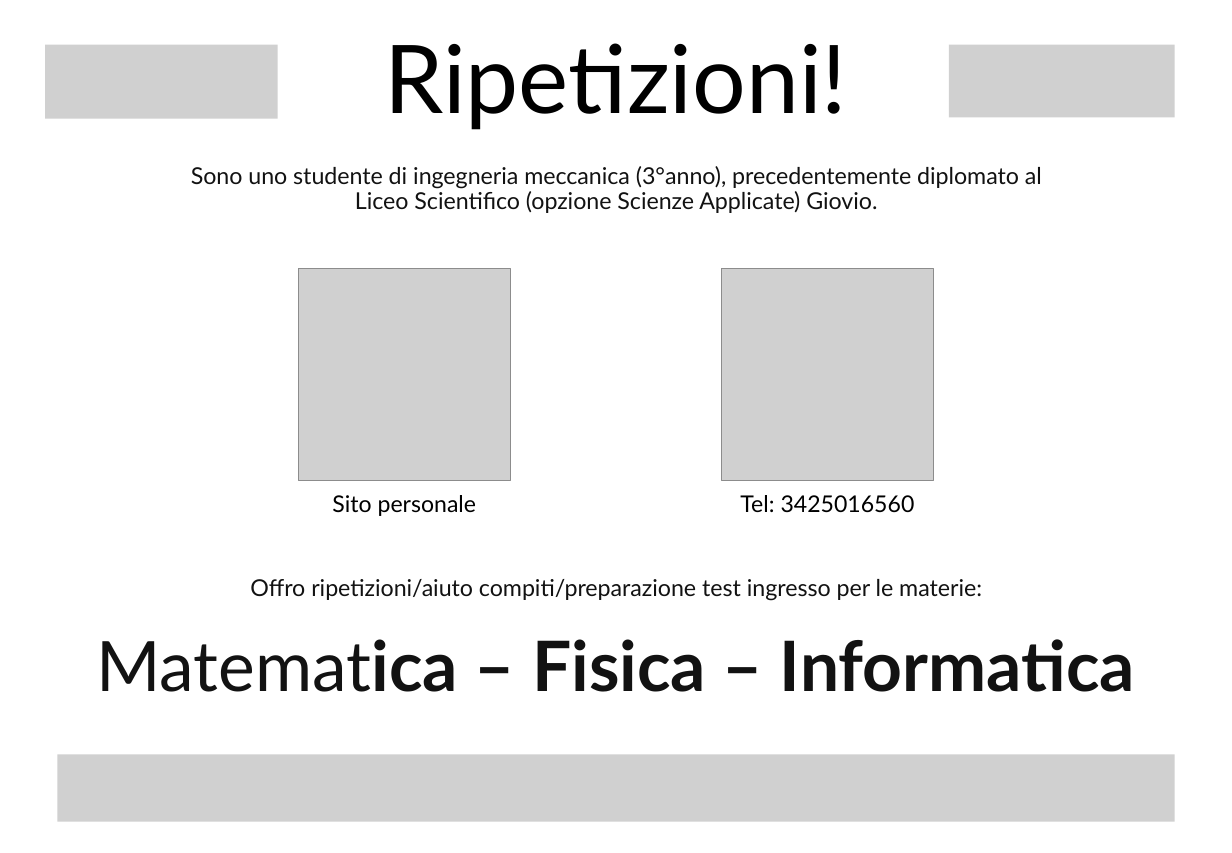
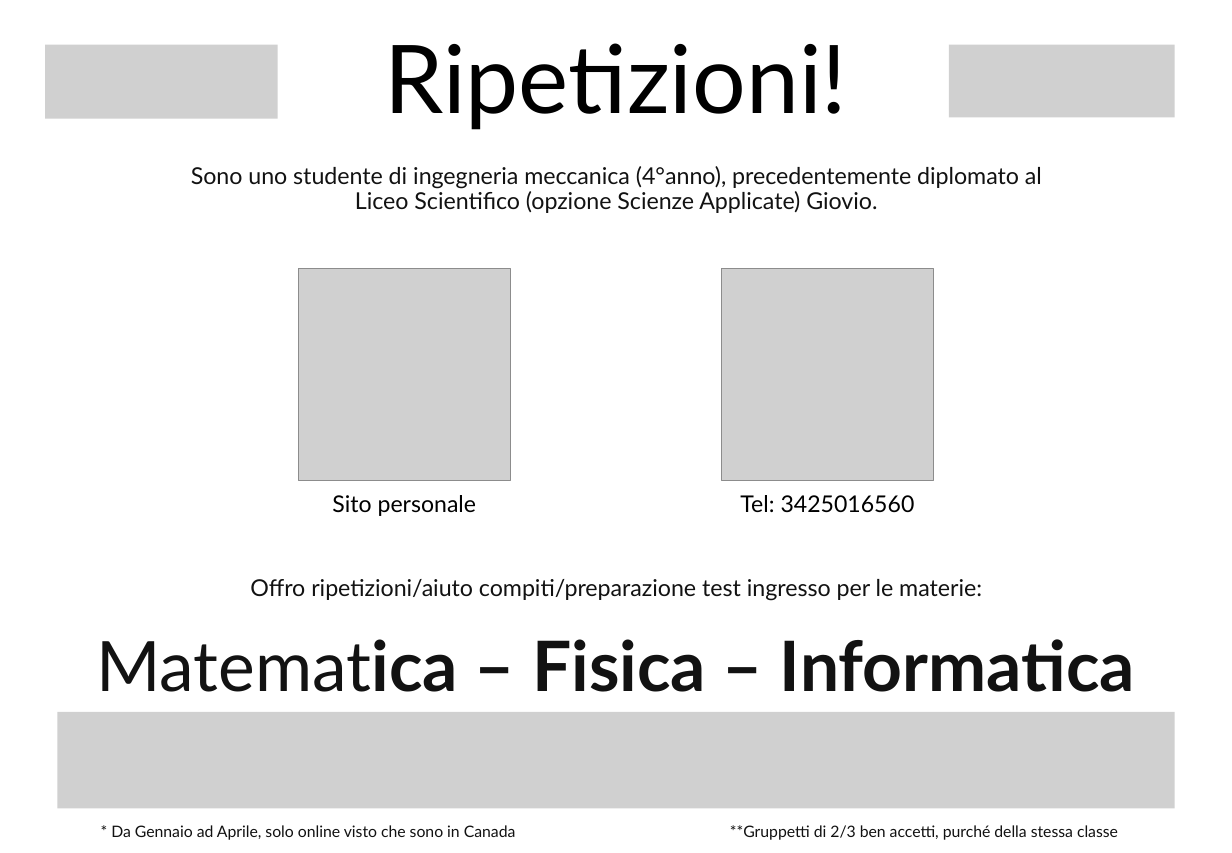
Before and after one commit to Bocchio01/Bocchio01, a slide deck: slide 1 of Private Lessons/Private Lessons Poster.pptx. Drawn at 1232x853 pixels with LibreOffice and Linux fonts; fonts in the diff are those of the drawing; grey boxes stand for pictures. Boxes give left, top, right and bottom in pixels: in the first picture for what was removed or moved away, otherwise in the second. Text is boxed around its words. In the diff, an @@ line names an element or a change of style, - is before the commit and + after.

```diff
--- a/Private Lessons/Private Lessons Poster.pptx
+++ b/Private Lessons/Private Lessons Poster.pptx
@@ subtitle at (x1=191, y1=166, x2=1042, y2=213): text changed @@
-Sono uno studente di ingegneria meccanica (3°anno), precedentemente diplomato al Liceo Scientifico (opzione Scienze Applicate) Giovio.
+Sono uno studente di ingegneria meccanica (4°anno), precedentemente diplomato al Liceo Scientifico (opzione Scienze Applicate) Giovio.
@@ picture resized from (x1=57, y1=754, x2=1174, y2=821) to (x1=57, y1=712, x2=1174, y2=809) @@
@@ text added at (x1=111, y1=825, x2=516, y2=840), 10 pt, text #121212 @@
+* Da Gennaio ad Aprile, solo online visto che sono in Canada
@@ text added at (x1=730, y1=825, x2=1118, y2=840), 10 pt, text #121212 @@
+**Gruppetti di 2/3 ben accetti, purché della stessa classe
```
Also in this commit, not shown: 8 other files.
